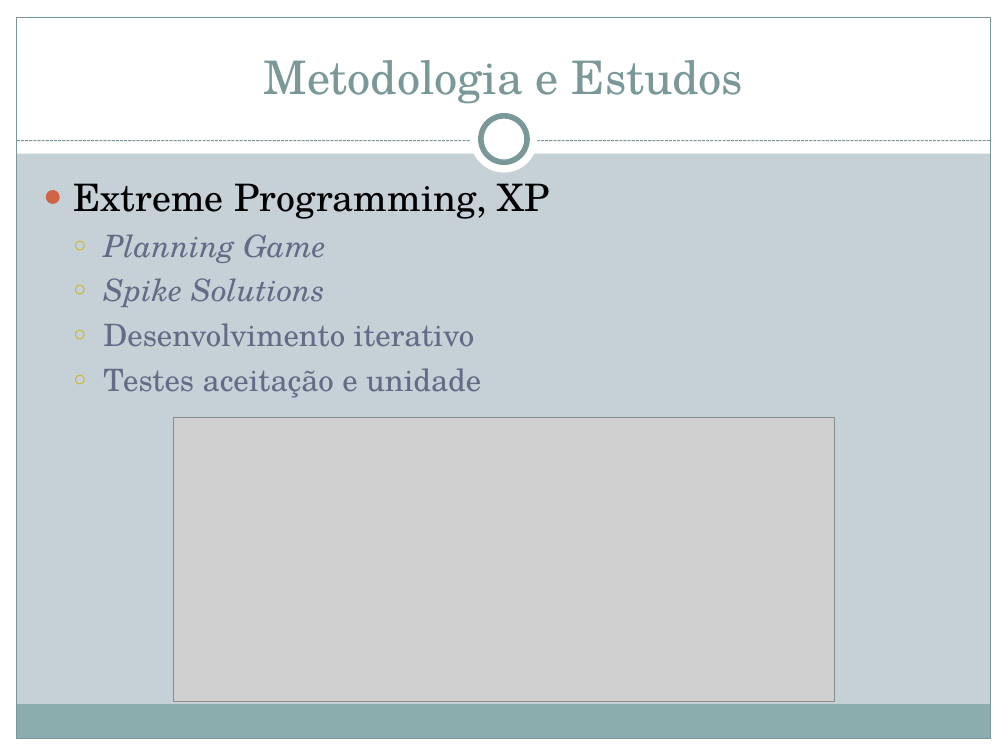
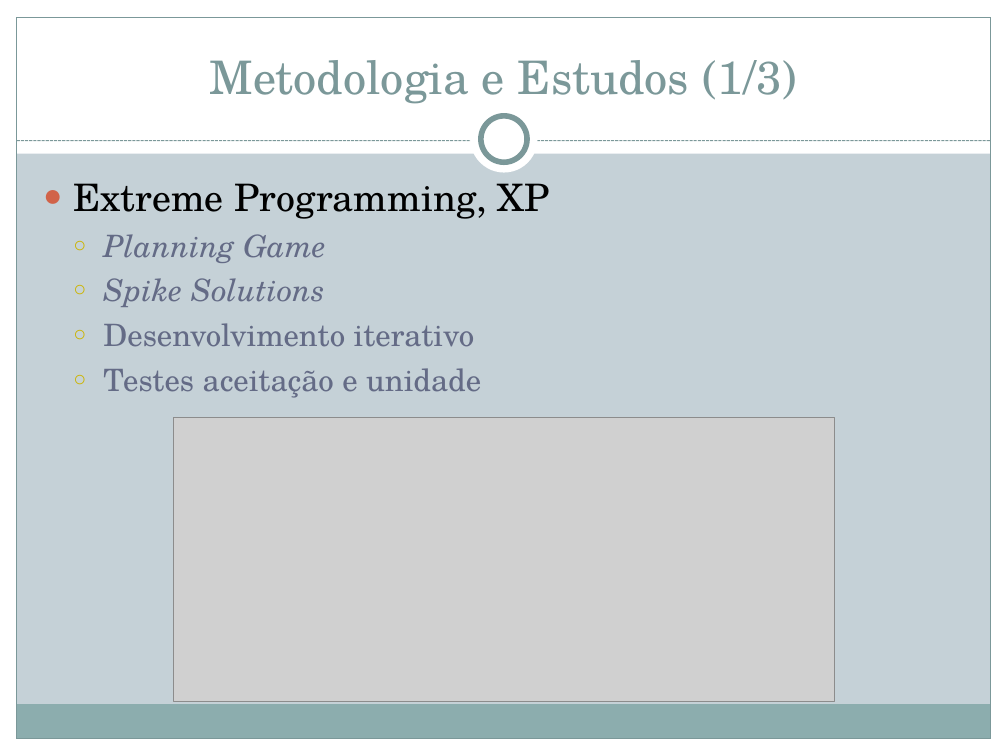
Before and after one commit to BackupTheBerlios/jfindmyfiles-svn, a slide deck: slide 4 of trunk/docs/Apresentacao Publica - JFindMyFiles.ppt. Drawn at 1008x756 pixels with LibreOffice and Linux fonts; fonts in the diff are those of the drawing; grey boxes stand for pictures. Boxes give left, top, right and bottom in pixels: in the first picture for what was removed or moved away, otherwise in the second. Text is boxed around its words. In the diff, an @@ line names an element or a change of style, - is before the commit and + after.

```diff
--- a/trunk/docs/Apresentacao Publica - JFindMyFiles.ppt
+++ b/trunk/docs/Apresentacao Publica - JFindMyFiles.ppt
@@ title at box(210, 60, 797, 104): text changed @@
-Metodologia e Estudos
+Metodologia e Estudos (1/3)
```
Also in this commit, not shown: 4 other slides changed, 1 slide added.
